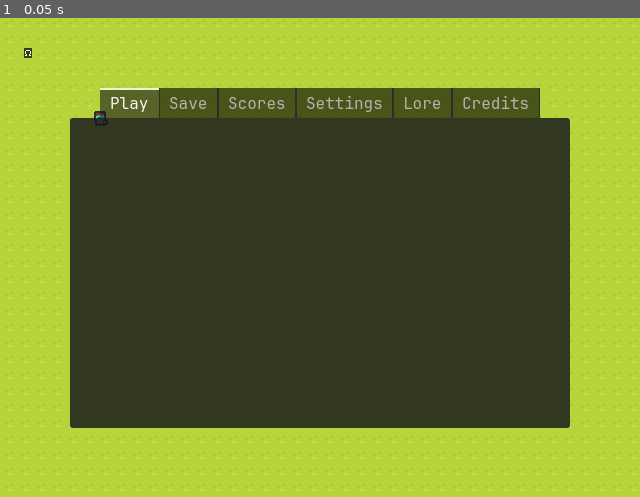
Above: before the commit, frame 1.
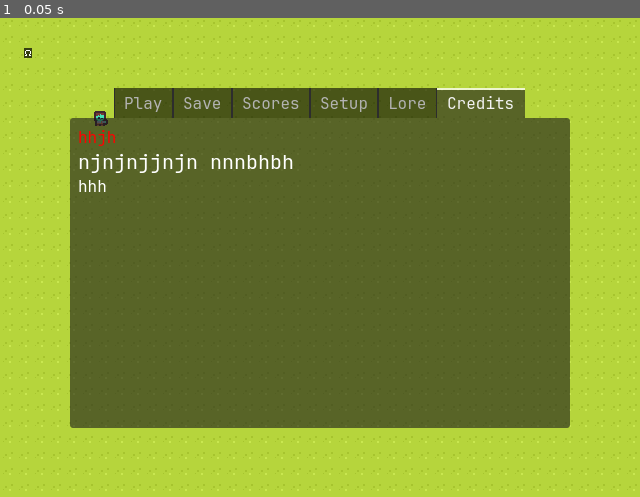
Above: after the commit, the same moment.

Repository: jackokring/here
Game: Godot game, scene res://Scenes/main.tscn
Two runs of this game, one before a commit and one after it. Both use one fixed random seed, a clock stepped at 60 frames per second and the inputs below.
Inputs:
- Up to frame 1 (0.05 s): no input

The runs differ from the first frame. In frame 1, 52% of the frame differs, in the area x 10-90%, y 14-86%.

Commit message:
margins, colours, sizes

Diff:
--- /dev/null
+++ b/Fonts/custom_theme.tres
@@ -0,0 +1,6 @@
+[gd_resource type="Theme" load_steps=2 format=3 uid="uid://4yy83fb8gqgq"]
+
+[ext_resource type="FontFile" uid="uid://bjdm0udpv2bhc" path="res://Fonts/JetBrainsMonoNLNerdFont-Regular.ttf" id="1_6uf2w"]
+
+[resource]
+default_font = ExtResource("1_6uf2w")
--- a/Scenes/main.tscn
+++ b/Scenes/main.tscn
@@ -1,8 +1,8 @@
 [gd_scene load_steps=20 format=4 uid="uid://c4nudo6vvy8m1"]
 
 [ext_resource type="Script" path="res://Scripts/main.gd" id="1_wci3j"]
+[ext_resource type="Theme" uid="uid://4yy83fb8gqgq" path="res://Fonts/custom_theme.tres" id="2_4wlb6"]
 [ext_resource type="Script" path="res://Scripts/gui.gd" id="2_hqccx"]
-[ext_resource type="FontFile" uid="uid://bjdm0udpv2bhc" path="res://Fonts/JetBrainsMonoNLNerdFont-Regular.ttf" id="2_jn31b"]
 [ext_resource type="Texture2D" uid="uid://bv466uswmlpom" path="res://Tiles/zx.png" id="3_6irwk"]
 [ext_resource type="Script" path="res://Scripts/sky.gd" id="3_7xf4d"]
 [ext_resource type="Texture2D" uid="uid://c2nnwr635tk2h" path="res://Tiles/animals.png" id="4_43amk"]
@@ -273,42 +273,78 @@
 offset_bottom = 410.0
 grow_horizontal = 2
 grow_vertical = 2
-theme_override_constants/outline_size = 0
-theme_override_constants/side_margin = 4
-theme_override_fonts/font = ExtResource("2_jn31b")
-theme_override_font_sizes/font_size = 16
+theme = ExtResource("2_4wlb6")
 tab_alignment = 1
-current_tab = 0
+current_tab = 5
 script = ExtResource("2_hqccx")
 
-[node name="Play" type="PanelContainer" parent="GUI"]
-layout_mode = 2
+[node name="Play" type="MarginContainer" parent="GUI"]
+visible = false
+layout_mode = 2
+theme_override_constants/margin_left = 8
+theme_override_constants/margin_top = 8
+theme_override_constants/margin_right = 8
+theme_override_constants/margin_bottom = 8
 metadata/_tab_index = 0
 
-[node name="Save" type="PanelContainer" parent="GUI"]
-visible = false
-layout_mode = 2
+[node name="Save" type="MarginContainer" parent="GUI"]
+visible = false
+layout_mode = 2
+theme_override_constants/margin_left = 8
+theme_override_constants/margin_top = 8
+theme_override_constants/margin_right = 8
+theme_override_constants/margin_bottom = 8
 metadata/_tab_index = 1
 
-[node name="Scores" type="PanelContainer" parent="GUI"]
-visible = false
-layout_mode = 2
+[node name="Scores" type="MarginContainer" parent="GUI"]
+visible = false
+layout_mode = 2
+theme_override_constants/margin_left = 8
+theme_override_constants/margin_top = 8
+theme_override_constants/margin_right = 8
+theme_override_constants/margin_bottom = 8
 metadata/_tab_index = 2
 
-[node name="Settings" type="PanelContainer" parent="GUI"]
-visible = false
-layout_mode = 2
+[node name="Setup" type="MarginContainer" parent="GUI"]
+visible = false
+layout_mode = 2
+theme_override_constants/margin_left = 8
+theme_override_constants/margin_top = 8
+theme_override_constants/margin_right = 8
+theme_override_constants/margin_bottom = 8
 metadata/_tab_index = 3
 
-[node name="Lore" type="PanelContainer" parent="GUI"]
-visible = false
-layout_mode = 2
+[node name="Lore" type="MarginContainer" parent="GUI"]
+visible = false
+layout_mode = 2
+theme_override_constants/margin_left = 8
+theme_override_constants/margin_top = 8
+theme_override_constants/margin_right = 8
+theme_override_constants/margin_bottom = 8
 metadata/_tab_index = 4
 
-[node name="Credits" type="PanelContainer" parent="GUI"]
-visible = false
-layout_mode = 2
+[node name="RichTextLabel" type="RichTextLabel" parent="GUI/Lore"]
+layout_mode = 2
+bbcode_enabled = true
+text = "cool"
+fit_content = true
+
+[node name="Credits" type="MarginContainer" parent="GUI"]
+layout_mode = 2
+theme_override_constants/margin_left = 8
+theme_override_constants/margin_top = 8
+theme_override_constants/margin_right = 8
+theme_override_constants/margin_bottom = 8
 metadata/_tab_index = 5
+
+[node name="RichTextLabel" type="RichTextLabel" parent="GUI/Credits"]
+layout_mode = 2
+bbcode_enabled = true
+text = "[color=red]hhjh[/color]
+[font_size=20]njnjnjjnjn nnnbhbh[/font_size]
+hhh
+"
+fit_content = true
 
 [node name="Sky" type="TileMapLayer" parent="."]
 z_index = 3
